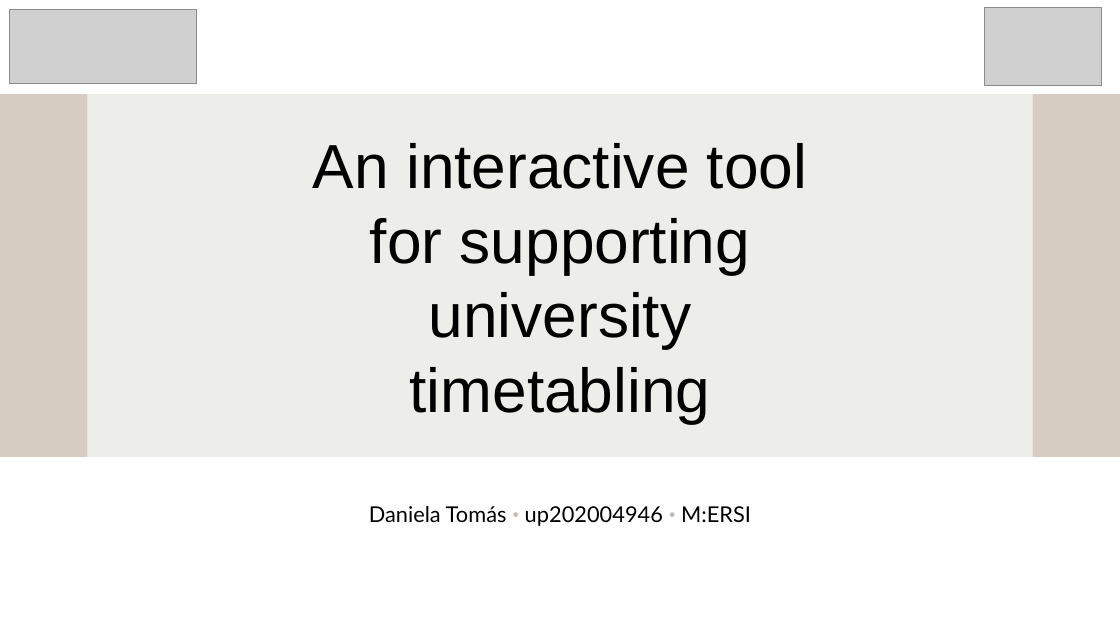
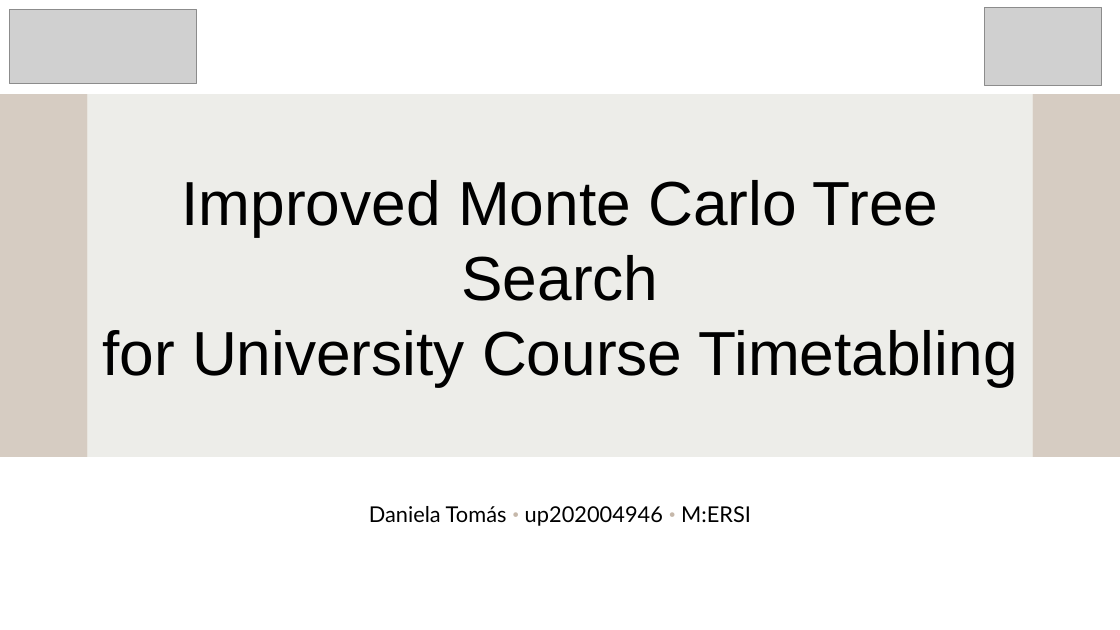
Before and after one commit to DanielaTomas/FCUP-SCHEDULE, a slide deck: slide 1 of Docs/Presentation.pptx. Drawn at 1120x630 pixels with LibreOffice and Linux fonts; fonts in the diff are those of the drawing; grey boxes stand for pictures. Boxes give left, top, right and bottom in pixels: in the first picture for what was removed or moved away, otherwise in the second. Text is boxed around its words. In the diff, an @@ line names an element or a change of style, - is before the commit and + after.

```diff
--- a/Docs/Presentation.pptx
+++ b/Docs/Presentation.pptx
@@ text at [102,180,1018,386]: text changed @@
-An interactive tool for supporting university timetabling
+Improved Monte Carlo Tree Search
+for University Course Timetabling
```
Also in this commit, not shown: 10 other files.
